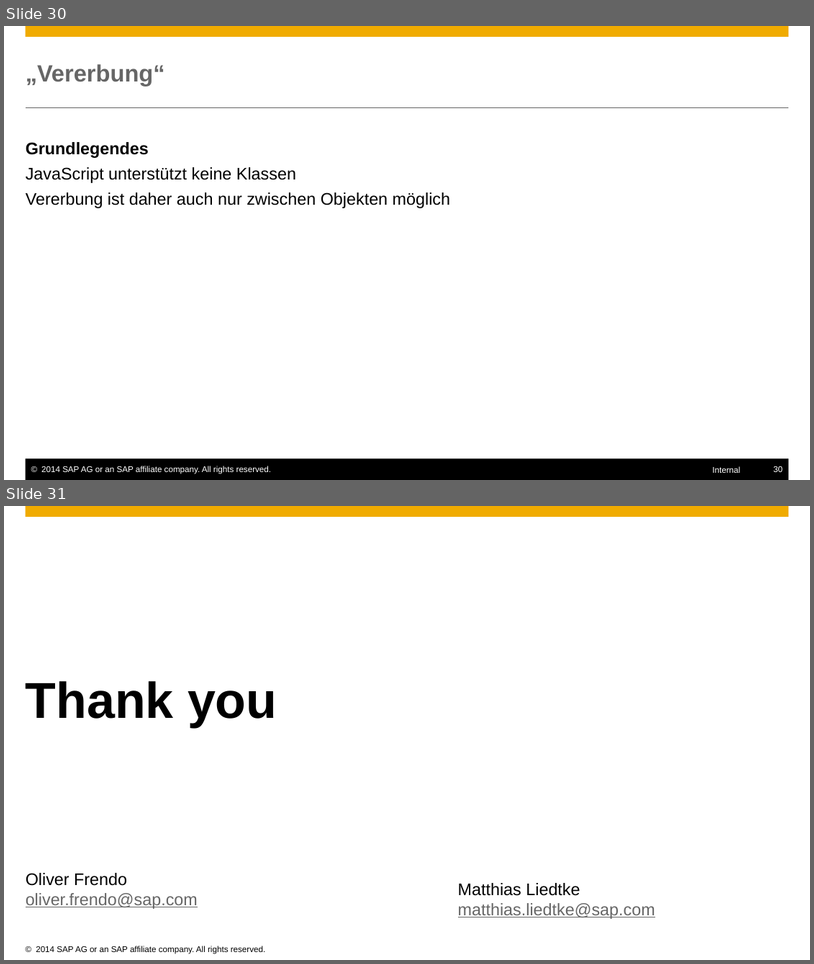
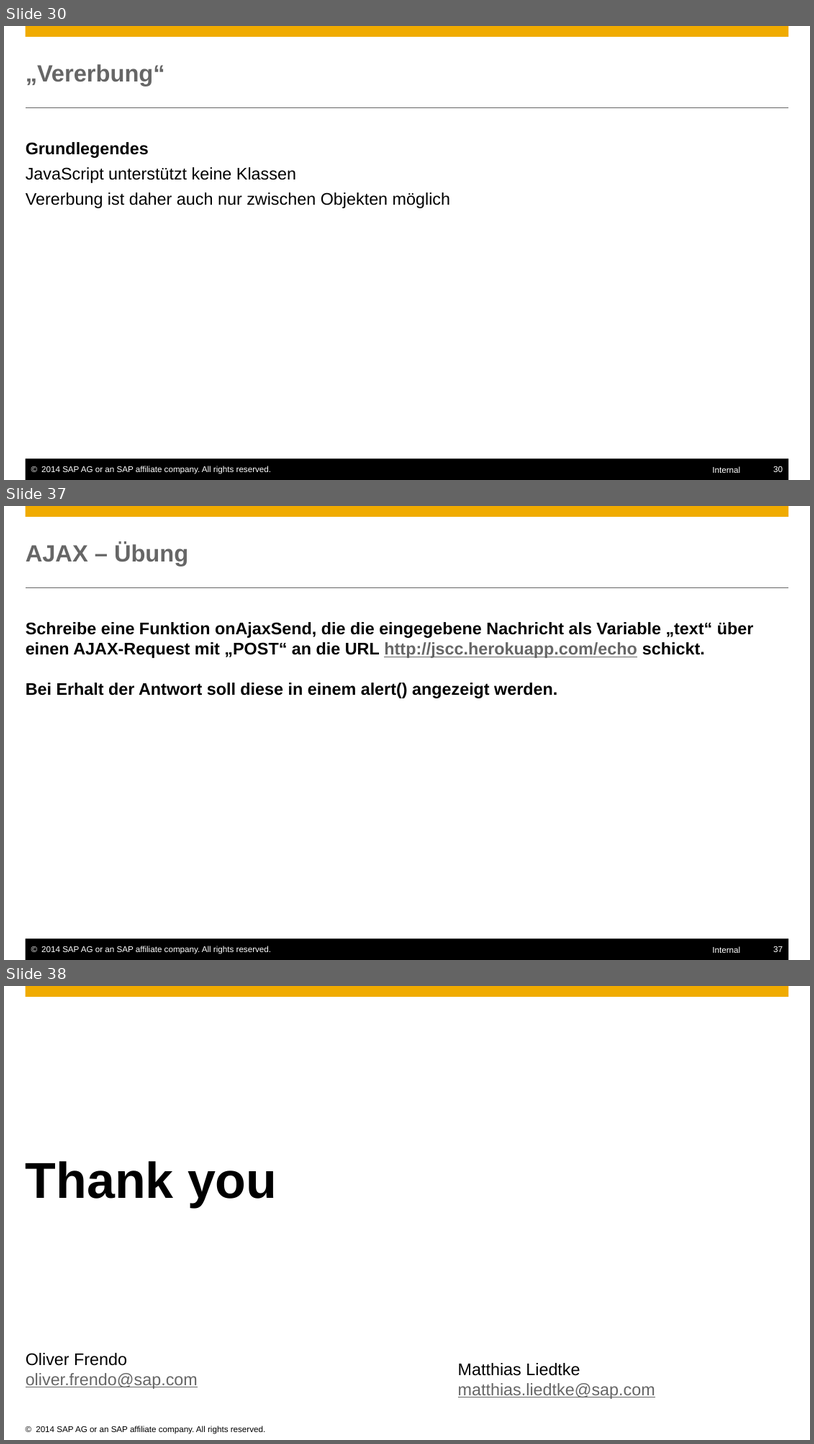
Before and after one commit to ofrendo/JSCrossCourse, a slide deck: JSCrosscourse.pptx. Shown one above the other, each under a label of ours: slides 30 and 31 before the commit, slides 30, 37 and 38 after it; the slides between them are not shown. The pictures are 814x964 and 814x1444 pixels, drawn with LibreOffice and Linux fonts; fonts in the diff are those of the drawing; background and template pictures are left out. Boxes give left, top, right and bottom in pixels: in the first picture for what was removed or moved away, otherwise in the second. Text is boxed around its words. In the diff, an @@ line names an element or a change of style, - is before the commit and + after.

Commit message:
ajax

```diff
--- a/JSCrosscourse.pptx
+++ b/JSCrosscourse.pptx
@@ slide 37 added at <box>4,506,810,960</box>, background #FFFFFF; not listed: 6 template elements that a slide beside it also shows @@
@@ title added at <box>26,543,188,566</box>, 28 pt, text #666666, bold @@
+AJAX – Übung
@@ text added at <box>26,622,754,698</box>, 20 pt, text #000000, bold @@
+Schreibe eine Funktion onAjaxSend, die die eingegebene Nachricht als Variable „text“ über einen AJAX-Request mit „POST“ an die URL http://jscc.herokuapp.com/echo schickt.
+Bei Erhalt der Antwort soll diese in einem alert() angezeigt werden.
@@ what was slide 31 is now slide 38 @@
```
Also in this commit, not shown: 1 slide changed, 6 other slides added, 4 other files.
